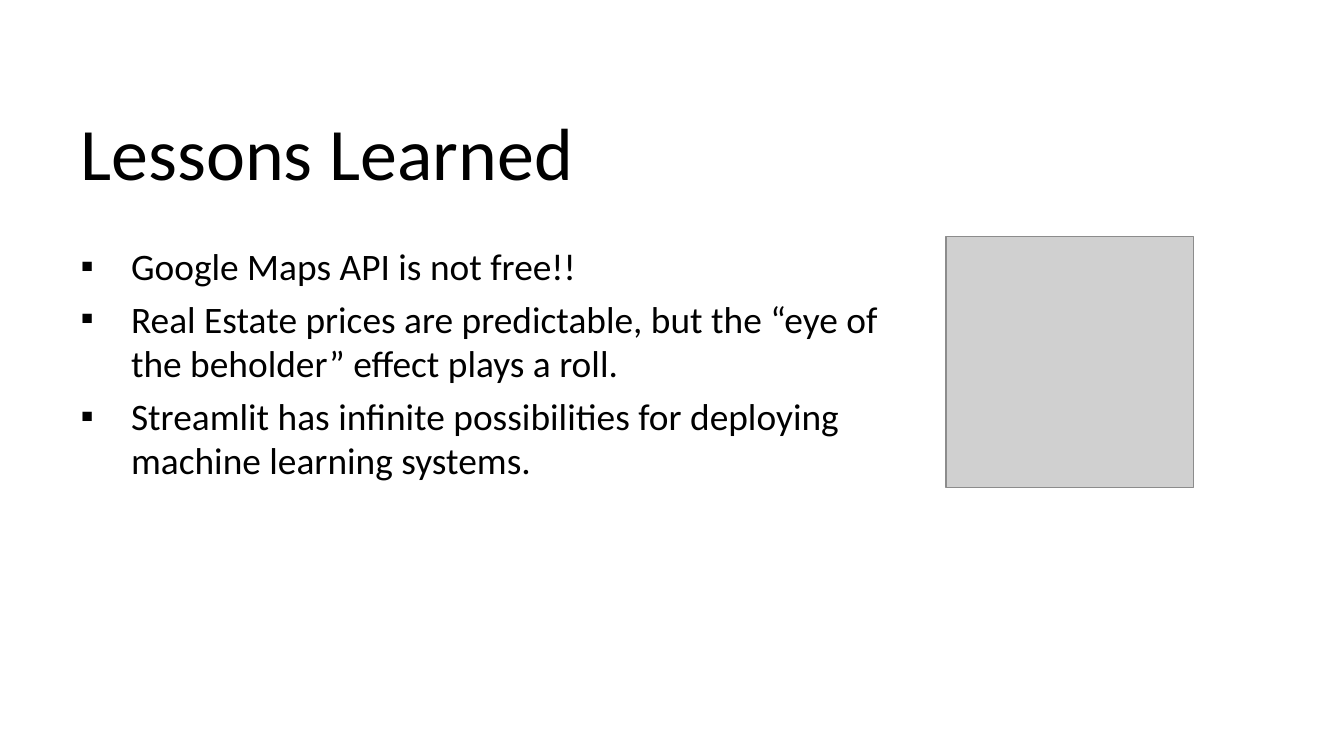
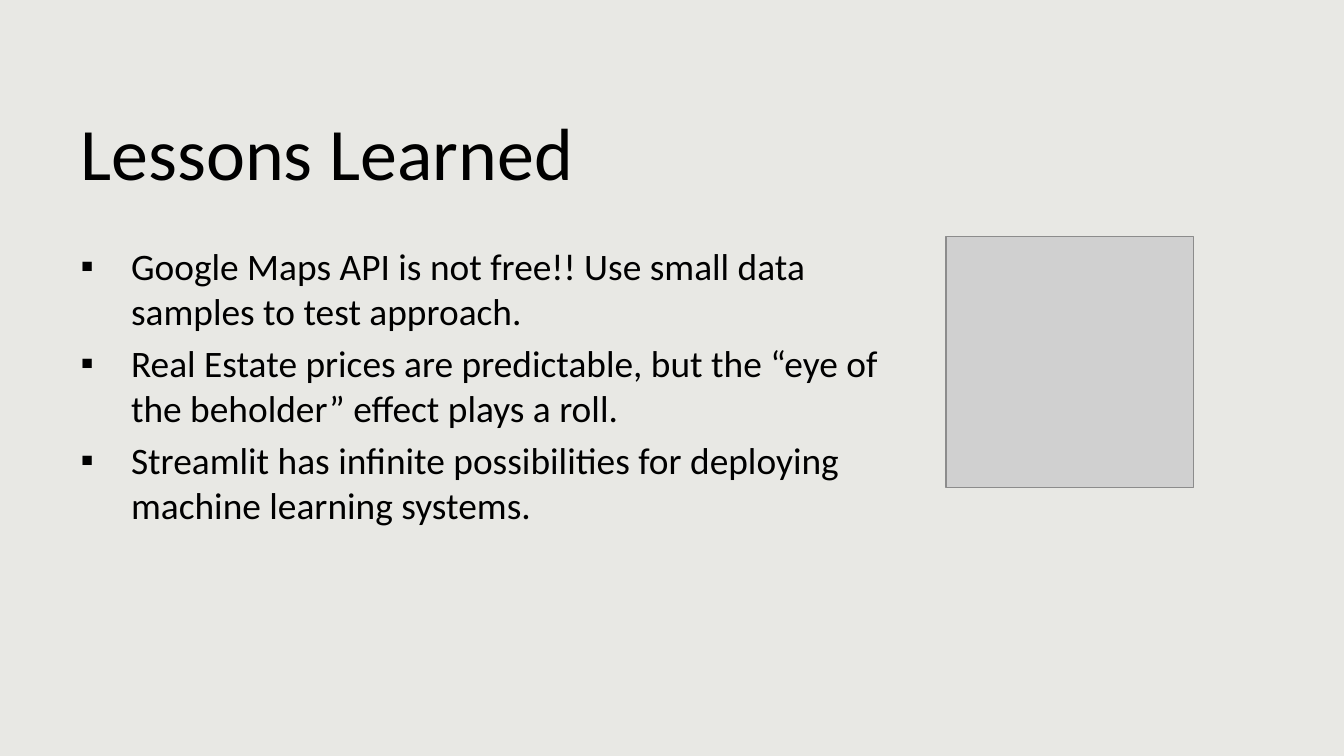
Before and after one commit to vicotriangle/victoria_data606, a slide deck: slide 23 of docs/capstone.pptx. Drawn at 1344x756 pixels with LibreOffice and Linux fonts; fonts in the diff are those of the drawing; grey boxes stand for pictures; background and template pictures are left out. Boxes give left, top, right and bottom in pixels: in the first picture for what was removed or moved away, otherwise in the second. Text is boxed around its words. In the diff, an @@ line names an element or a change of style, - is before the commit and + after.

```diff
--- a/docs/capstone.pptx
+++ b/docs/capstone.pptx
@@ background #FFFFFF to #E8E8E4 @@
@@ text at <box>131,254,805,331</box>: text changed @@
-▪ Google Maps API is not free!!
+▪ Google Maps API is not free!! Use small data samples to test approach.
```
Also in this commit, not shown: 22 other slides changed.
